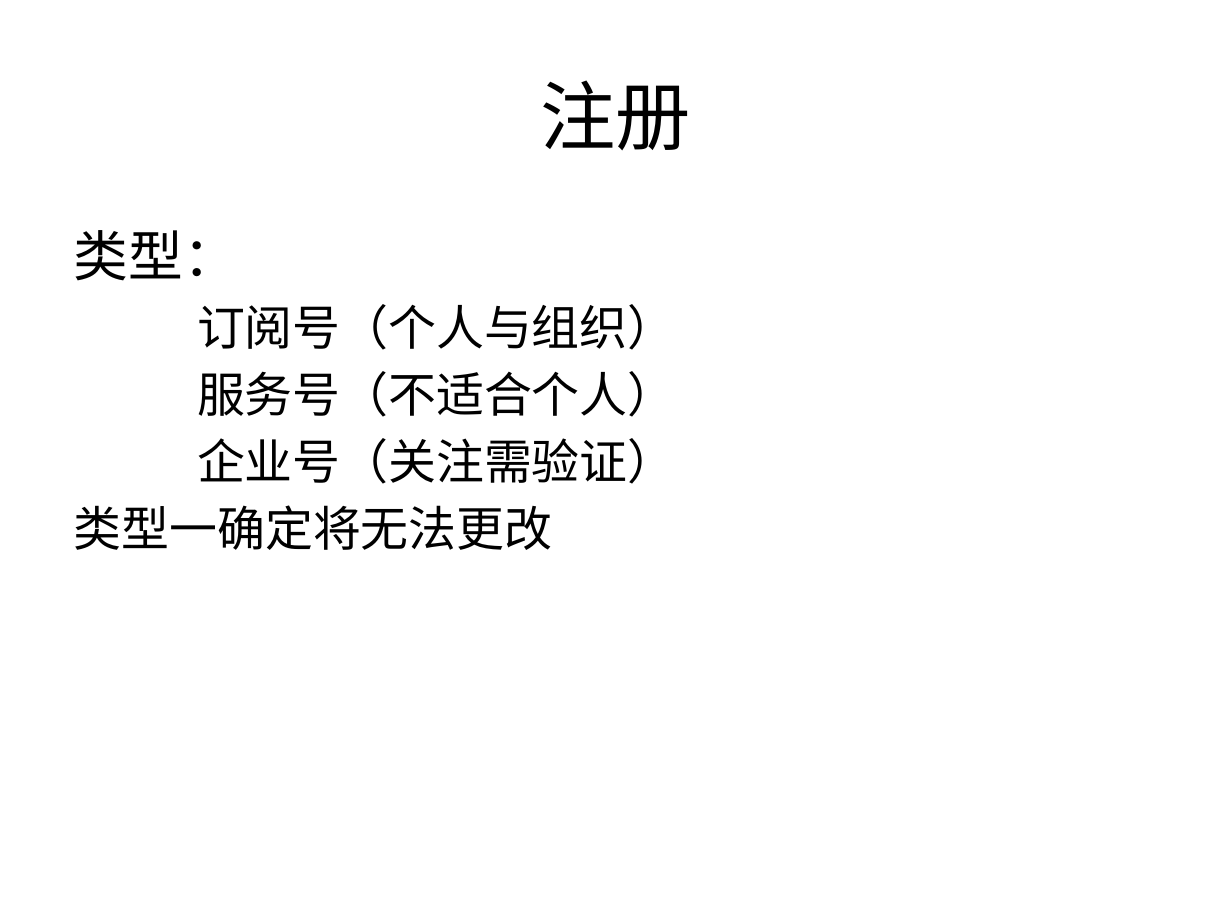
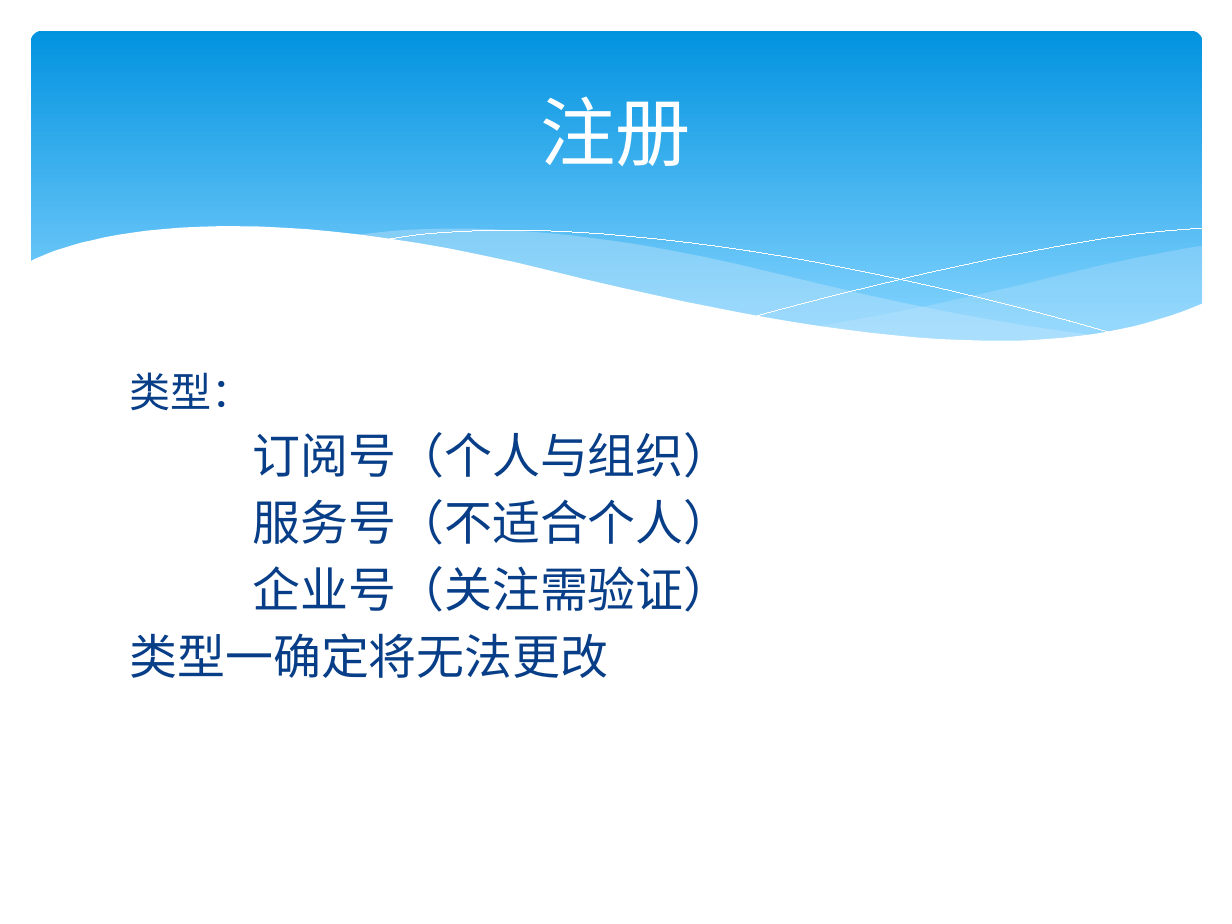
Before and after one commit to Chaos777/WeixinT, a slide deck: slide 3 of weixin.pptx. Drawn at 1232x924 pixels with LibreOffice and Linux fonts; fonts in the diff are those of the drawing. Boxes give left, top, right and bottom in pixels: in the first picture for what was removed or moved away, otherwise in the second. Text is boxed around its words. In the diff, an @@ line names an element or a change of style, - is before the commit and + after.

Commit message:
modify ppt

```diff
--- a/weixin.pptx
+++ b/weixin.pptx
@@ rounded rectangle added at [31, 31, 1202, 363], fill gradient #0293E0 to #83D3FE @@
@@ title "注册": place and size @@
-title "注册" at [541, 80, 692, 150]
+title "注册" at [541, 97, 692, 166]
@@ title "注册" at [541, 97, 692, 166]: font Calibri to Cabin, text colour #000000 to #FFFFFF @@
@@ group added at [28, 227, 1204, 405]: 5 freeform shapes @@
@@ text "类型：": place and size @@
-text "类型：" at [74, 230, 675, 550]
+text "类型：" at [130, 372, 731, 678]
@@ text "类型：" at [130, 372, 731, 678]: size 32 to 24 pt in "类型："; font Calibri to Cabin, text colour #000000 to #073E87; less space between paragraphs @@
```
Also in this commit, not shown: 7 other slides changed, 1 slide added.
